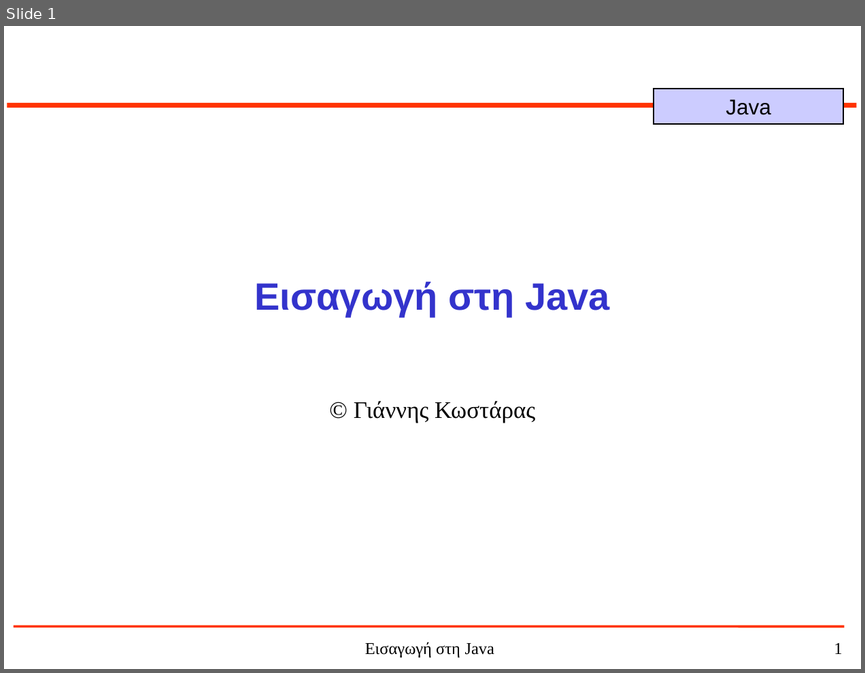
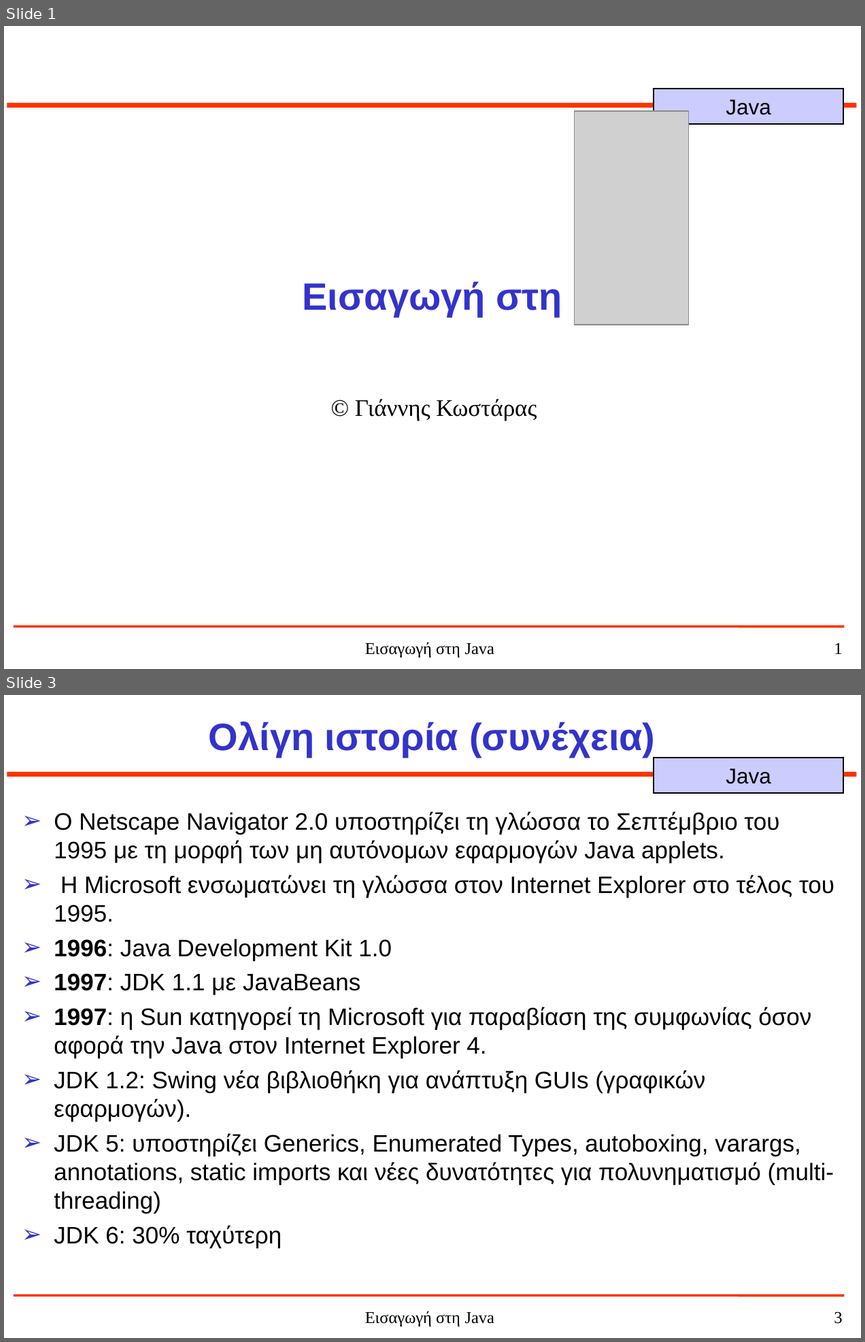
Before and after one commit to jkost/jkost.github.io, a slide deck: Java/slides/1-JavaHistory.ppt. Shown one above the other, each under a label of ours: slide 1 before the commit, slides 1 and 3 after it; the slides between them are not shown. The pictures are 865x673 and 865x1342 pixels, drawn with LibreOffice and Linux fonts; fonts in the diff are those of the drawing; grey boxes stand for pictures. Boxes give left, top, right and bottom in pixels: in the first picture for what was removed or moved away, otherwise in the second. Text is boxed around its words. In the diff, an @@ line names an element or a change of style, - is before the commit and + after.

```diff
--- a/Java/slides/1-JavaHistory.ppt
+++ b/Java/slides/1-JavaHistory.ppt
@@ slide 3 added at bbox=[4, 695, 861, 1338], background #FFFFFF; not listed: 5 template elements that a slide beside it also shows @@
@@ title added at bbox=[209, 722, 655, 758], 32 pt, text #3333CC, bold @@
+Ολίγη ιστορία (συνέχεια)
@@ text added at bbox=[54, 811, 834, 1247], 20 pt, text #000000 @@
+➢ Ο Netscape Navigator 2.0 υποστηρίζει τη γλώσσα το Σεπτέμβριο του 1995 με τη μορφή των μη αυτόνομων εφαρμογών Java applets.
+➢ Η Microsoft ενσωματώνει τη γλώσσα στον Internet Explorer στο τέλος του 1995.
+➢ 1996: Java Development Kit 1.0
+➢ 1997: JDK 1.1 με JavaBeans
+➢ 1997: η Sun κατηγορεί τη Microsoft για παραβίαση της συμφωνίας όσον αφορά την Java στον Internet Explorer 4.
+➢ JDK 1.2: Swing νέα βιβλιοθήκη για ανάπτυξη GUIs (γραφικών εφαρμογών).
+➢ JDK 5: υποστηρίζει Generics, Enumerated Types, autoboxing, varargs, annotations, static imports και νέες δυνατότητες για πολυνηματισμό (multi-threading)
+➢ JDK 6: 30% ταχύτερη
@@ slide 1 changed as well @@
@@ picture added at bbox=[574, 111, 689, 324] @@
@@ title at bbox=[302, 281, 562, 317]: text changed @@
-Εισαγωγή στη Java
+Εισαγωγή στη
@@ subtitle "© Γιάννης Κωστάρας": place and size @@
-subtitle "© Γιάννης Κωστάρας" at bbox=[354, 401, 535, 423]
+subtitle "© Γιάννης Κωστάρας" at bbox=[355, 399, 536, 420]
```
Also in this commit, not shown: 7 other slides added, 37 slides removed, 2 other files.
